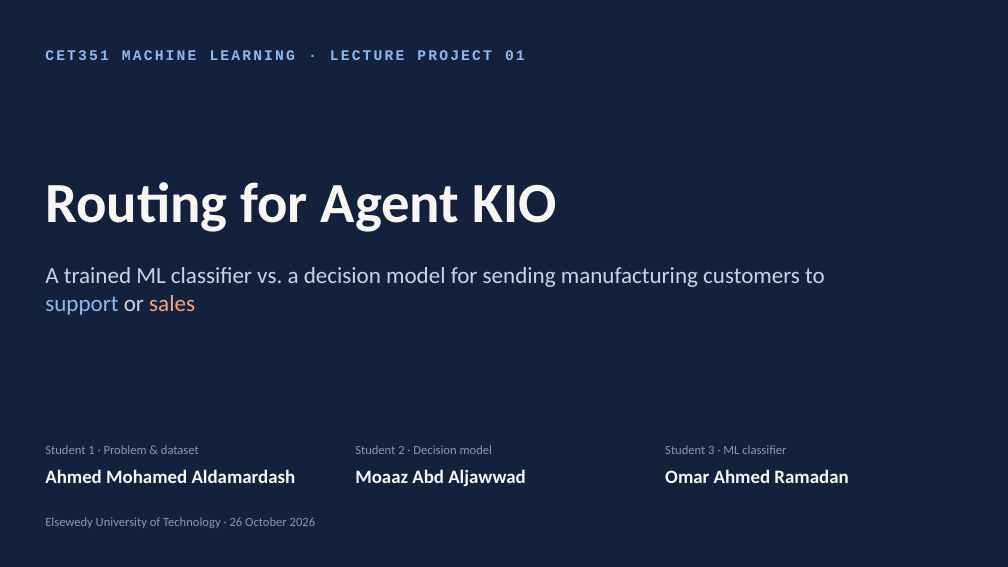
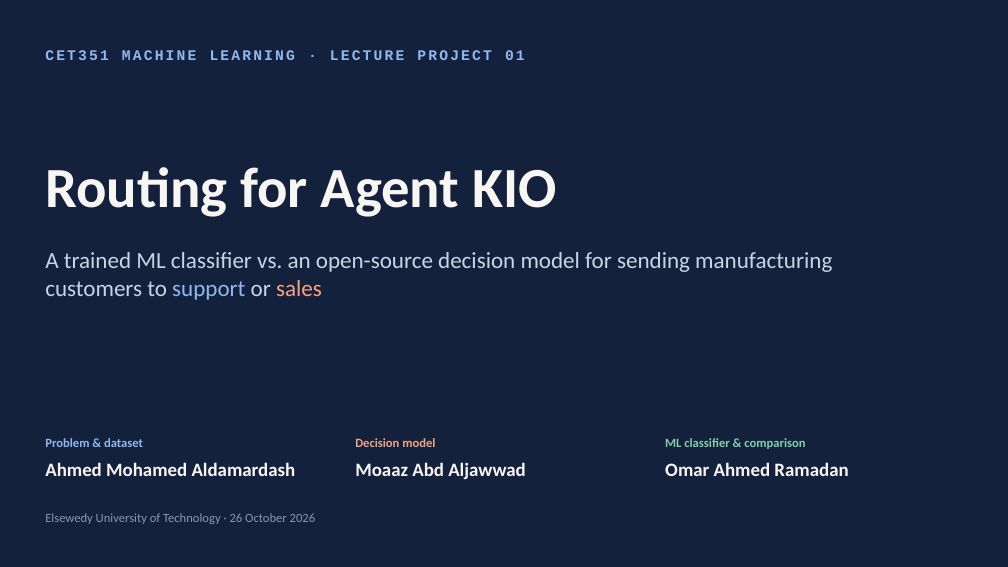
Before and after one commit to Ahmed-Aldmrdash/Ml-project01-agent-kio-routing, a slide deck: slide 1 of docs/ML_Project01_Agent_KIO_Routing.pptx. Drawn at 1008x567 pixels with LibreOffice and Linux fonts; fonts in the diff are those of the drawing. Boxes give left, top, right and bottom in pixels: in the first picture for what was removed or moved away, otherwise in the second. Text is boxed around its words. In the diff, an @@ line names an element or a change of style, - is before the commit and + after.

```diff
--- a/docs/ML_Project01_Agent_KIO_Routing.pptx
+++ b/docs/ML_Project01_Agent_KIO_Routing.pptx
@@ text "Routing for Agent KIO" moved from (x1=45, y1=182, x2=556, y2=232) to (x1=45, y1=167, x2=556, y2=217) @@
@@ text at (x1=45, y1=252, x2=832, y2=300): text changed @@
-A trained ML classifier vs. a decision model for sending manufacturing customers to support or sales
+A trained ML classifier vs. an open-source decision model for sending manufacturing customers to support or sales
@@ text at (x1=45, y1=438, x2=143, y2=447): text changed; text colour #8A97AD to #8FB8EE; bold on @@
-Student 1 · Problem & dataset
+Problem & dataset
@@ text at (x1=355, y1=438, x2=435, y2=447): text changed; text colour #8A97AD to #F5A27F; bold on @@
-Student 2 · Decision model
+Decision model
@@ text at (x1=665, y1=438, x2=805, y2=449): text changed; text colour #8A97AD to #7FD1A8; bold on @@
-Student 3 · ML classifier
+ML classifier & comparison
@@ 3 texts moved together from (x1=45, y1=469, x2=848, y2=486) to (x1=45, y1=462, x2=848, y2=479) @@
@@ text "Elsewedy University of Technology · ..." moved from (x1=45, y1=517, x2=316, y2=528) to (x1=45, y1=513, x2=316, y2=524) @@
```
Also in this commit, not shown: 9 other slides changed, 4 slides added, 3 slides removed, 13 other files.
